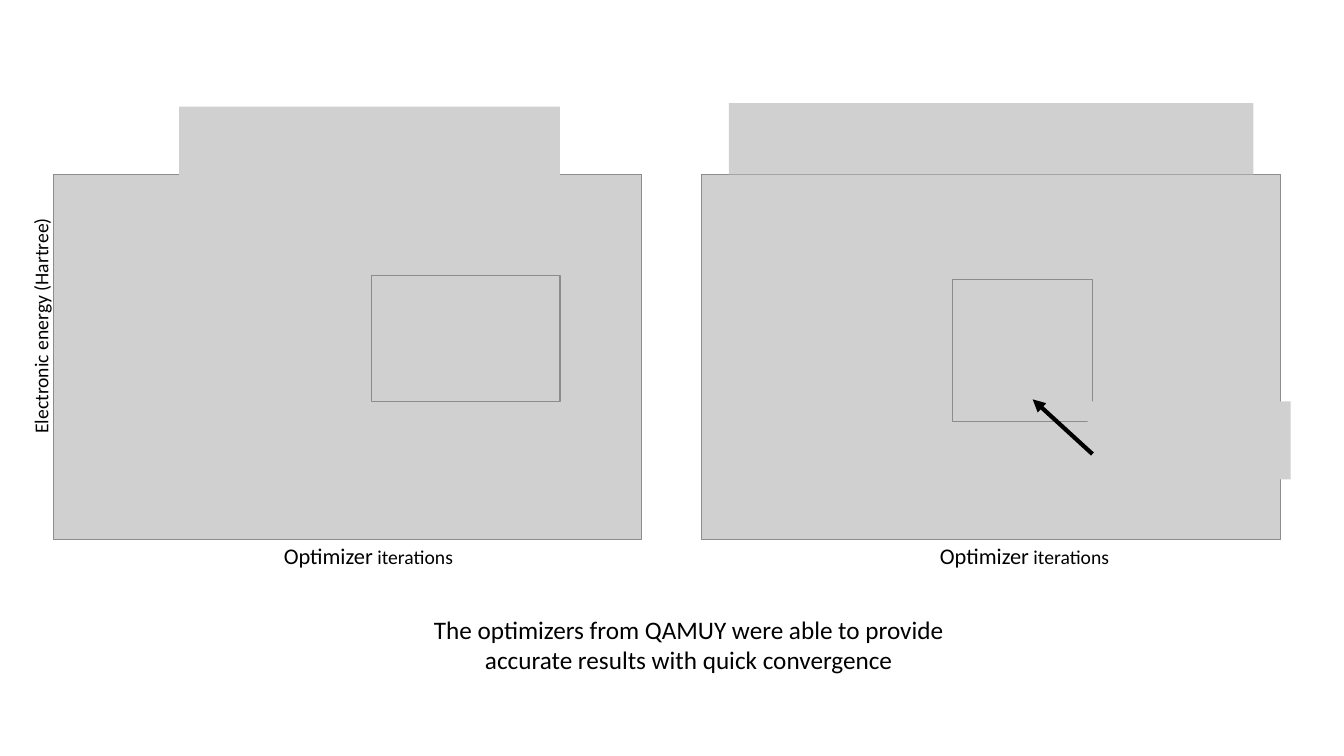
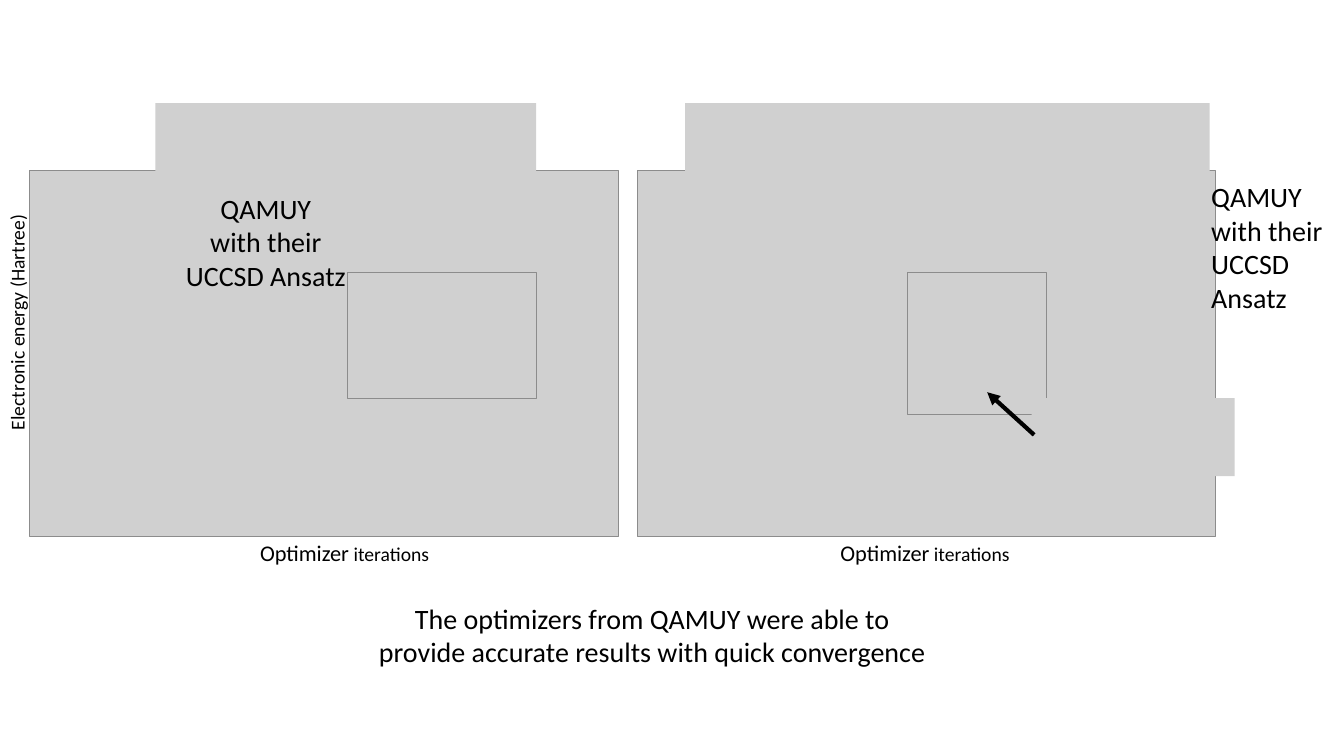
Before and after one commit to cheechonghian/Qanything_Chem_Project_Final, a slide deck: slide 6 of Qanything Results Presentation.pptx. Drawn at 1344x756 pixels with LibreOffice and Linux fonts; fonts in the diff are those of the drawing; grey boxes stand for pictures. Boxes give left, top, right and bottom in pixels: in the first picture for what was removed or moved away, otherwise in the second. Text is boxed around its words. In the diff, an @@ line names an element or a change of style, - is before the commit and + after.

```diff
--- a/Qanything Results Presentation.pptx
+++ b/Qanything Results Presentation.pptx
@@ picture: place and size @@
-picture at bbox=[729, 103, 1253, 174]
+picture at bbox=[686, 103, 1210, 174]
@@ picture: place and size @@
-picture at bbox=[702, 174, 1280, 539]
+picture at bbox=[637, 171, 1216, 536]
@@ text added at bbox=[186, 201, 346, 286], 20 pt, text #000000 @@
+QAMUY
+with their UCCSD Ansatz
@@ text added at bbox=[1211, 184, 1322, 315], 20 pt, text #000000 @@
+QAMUY
+with their UCCSD Ansatz
@@ picture: place and size @@
-picture at bbox=[953, 280, 1092, 421]
+picture at bbox=[907, 272, 1047, 413]
@@ 4 pictures, 2 texts: place and size @@
-4 pictures, 2 texts at bbox=[30, 107, 642, 568]
+4 pictures, 2 texts at bbox=[6, 103, 618, 565]
@@ arrow moved from (1093, 454) - (1033, 399) to (1034, 435) - (987, 392) @@
@@ picture: place and size @@
-picture at bbox=[1088, 401, 1291, 479]
+picture at bbox=[1032, 398, 1235, 476]
@@ text "Optimizer iterations": place and size @@
-text "Optimizer iterations" at bbox=[940, 548, 1109, 568]
+text "Optimizer iterations" at bbox=[840, 545, 1010, 565]
@@ text "The optimizers from QAMUY were ...": place and size @@
-text "The optimizers from QAMUY were ..." at bbox=[434, 621, 943, 674]
+text "The optimizers from QAMUY were ..." at bbox=[379, 609, 925, 667]
@@ text "The optimizers from QAMUY were ..." at bbox=[379, 609, 925, 667]: size 18 to 20 pt @@
```
Also in this commit, not shown: 8 other slides changed, 3 slides added, 2 slides removed, 1 other file.
